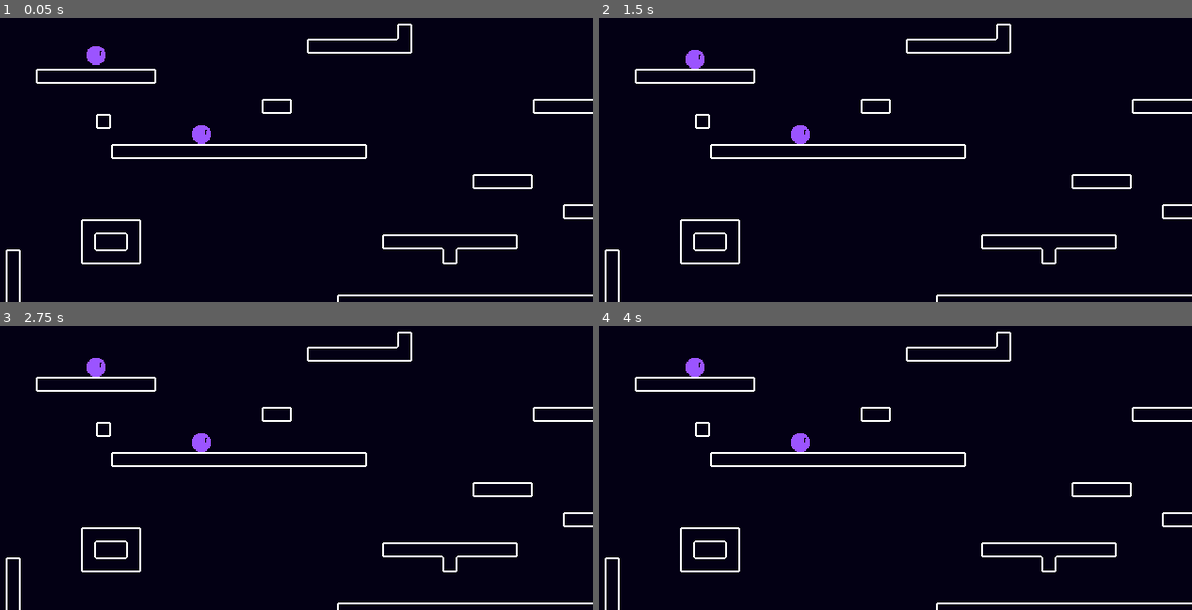
Above: before the commit, frames 1-4 (two rows, left to right).
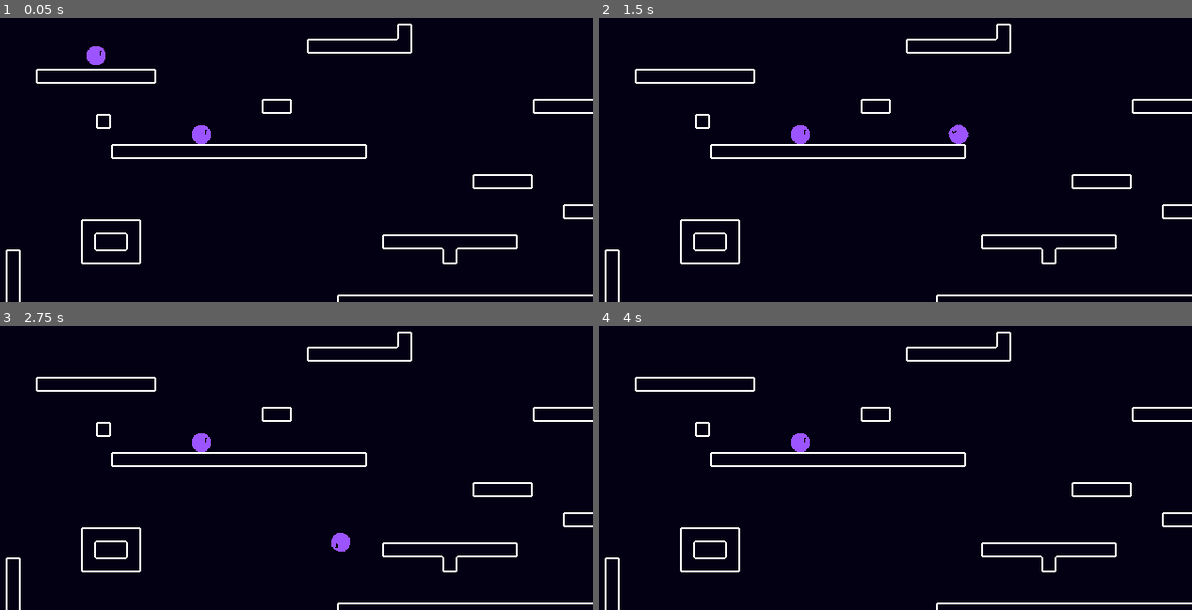
Above: after the commit, the same moments.

Repository: uniqueusername/fruit-smash
Game: Godot game, scene res://scenes/levels/world.tscn
Two runs of this game, one before a commit and one after it. Both use one fixed random seed, a clock stepped at 60 frames per second and the inputs below.
Inputs:
- Up to frame 1 (0.05 s): no input
- Up to frame 2 (1.5 s): tap Enter (ui_accept) at 0.5, 0.6, 0.77, 1.07, 1.35 s; hold Right (ui_right) from 0.53 s (still down)
- Up to frame 3 (2.75 s): tap Enter (ui_accept) at 1.52, 1.82, 2.1 s; release Right (ui_right) at 2.03 s; hold Left (ui_left) from 2.03 s (still down)
- Up to frame 4 (4 s): release Left (ui_left) at 2.78 s; hold Right (ui_right) from 2.78 s (still down); tap Enter (ui_accept) at 2.85, 3.02, 3.32, 3.6, 3.77 s

The runs differ from the first frame. In frame 1, less than 0.1% of the frame differs, in the area x 14-36%, y 10-45%; in frame 2, 0.3%, in the area x 14-63%, y 11-45%; in frame 3, 0.3%; in frame 4, 0.2%.

Commit message:
the guy rolls now (also jumping)

Diff:
--- a/assets/scripts/player.gd
+++ b/assets/scripts/player.gd
@@ -1,9 +1,11 @@
 extends CharacterBody2D
 
-@export var JUMP_VELOCITY = -400.0
+@export var JUMP_VELOCITY = -425.0
 @export var ACCEL_SPEED = 100
 @export var MAX_SPEED = 300
 @export var DECEL_SPEED = 100
+
+const ROTATE_SPEED = 0.001
 
 # Get the gravity from the project settings to be synced with RigidBody nodes.
 var gravity = ProjectSettings.get_setting("physics/2d/default_gravity")
@@ -16,15 +18,20 @@
 
 	# collect inputs
 	var x_input = Vector2.ZERO
-
+	var jump_input = false
 	if get_meta("mnk_enabled"):
+		# mnk controls
 		x_input = Input.get_axis("ui_left", "ui_right")
+		jump_input = Input.is_action_just_pressed("ui_up")
 	else:
+		# controller controls
 		match get_meta("controller_id"):
 			0:
 				x_input = Input.get_axis("p1_move_left", "p1_move_right")
+				jump_input = Input.is_action_just_pressed("p1_jump")
 			1:
 				x_input = Input.get_axis("p2_move_left", "p2_move_right")
+				jump_input = Input.is_action_just_pressed("p2_jump")
 
 	# apply inputs
 	if x_input:
@@ -32,8 +39,9 @@
 	else:
 		velocity.x = move_toward(velocity.x, 0, DECEL_SPEED)
 
-	# Handle Jump.
-	'''if Input.is_action_just_pressed("ui_accept") and is_on_floor():
-		velocity.y = JUMP_VELOCITY'''
+	$Sprite2D.rotation += velocity.x * ROTATE_SPEED
+
+	if jump_input and is_on_floor():
+		velocity.y = JUMP_VELOCITY
 
 	move_and_slide()
--- a/project.godot
+++ b/project.godot
@@ -28,11 +28,19 @@
 ui_left={
 "deadzone": 0.5,
 "events": [Object(InputEventKey,"resource_local_to_scene":false,"resource_name":"","device":0,"window_id":0,"alt_presse …(193 unchanged characters)…
+, Object(InputEventKey,"resource_local_to_scene":false,"resource_name":"","device":0,"window_id":0,"alt_pressed":false,"shift_pressed":false,"ctrl_pressed":false,"meta_pressed":false,"pressed":false,"keycode":0,"physical_keycode":65,"key_label":0,"unicode":0,"echo":false,"script":null)
 ]
 }
 ui_right={
 "deadzone": 0.5,
 "events": [Object(InputEventKey,"resource_local_to_scene":false,"resource_name":"","device":0,"window_id":0,"alt_presse …(181 unchanged characters)…
+, Object(InputEventKey,"resource_local_to_scene":false,"resource_name":"","device":0,"window_id":0,"alt_pressed":false,"shift_pressed":false,"ctrl_pressed":false,"meta_pressed":false,"pressed":false,"keycode":0,"physical_keycode":68,"key_label":0,"unicode":0,"echo":false,"script":null)
+]
+}
+ui_up={
+"deadzone": 0.5,
+"events": [Object(InputEventKey,"resource_local_to_scene":false,"resource_name":"","device":0,"window_id":0,"alt_pressed":false,"shift_pressed":false,"ctrl_pressed":false,"meta_pressed":false,"pressed":false,"keycode":4194320,"physical_keycode":0,"key_label":0,"unicode":0,"echo":false,"script":null)
+, Object(InputEventKey,"resource_local_to_scene":false,"resource_name":"","device":-1,"window_id":0,"alt_pressed":false,"shift_pressed":false,"ctrl_pressed":false,"meta_pressed":false,"pressed":false,"keycode":0,"physical_keycode":87,"key_label":0,"unicode":119,"echo":false,"script":null)
 ]
 }
 p1_move_left={
@@ -75,12 +83,26 @@
 "events": [Object(InputEventJoypadMotion,"resource_local_to_scene":false,"resource_name":"","device":1,"axis":1,"axis_value":1.0,"script":null)
 ]
 }
+p1_jump={
+"deadzone": 0.5,
+"events": [Object(InputEventJoypadButton,"resource_local_to_scene":false,"resource_name":"","device":0,"button_index":0,"pressure":0.0,"pressed":false,"script":null)
+]
+}
+p2_jump={
+"deadzone": 0.5,
+"events": [Object(InputEventJoypadButton,"resource_local_to_scene":false,"resource_name":"","device":1,"button_index":0,"pressure":0.0,"pressed":false,"script":null)
+]
+}
 
 [layer_names]
 
 2d_physics/layer_1="walls"
 2d_physics/layer_2="player"
 
+[physics]
+
+2d/default_gravity=1200.0
+
 [rendering]
 
 textures/canvas_textures/default_texture_filter=0
--- a/scenes/levels/world.tscn
+++ b/scenes/levels/world.tscn
@@ -7,6 +7,8 @@
 
 [node name="player" parent="." instance=ExtResource("1_xiv0j")]
 position = Vector2(112, 96)
+JUMP_VELOCITY = -350.0
+metadata/mnk_enabled = true
 
 [node name="player2" parent="." instance=ExtResource("1_xiv0j")]
 position = Vector2(224, 180)
